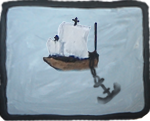
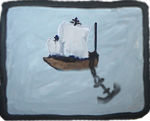
Two versions of the same layered image (150×121). Layer-by-layer changes:
added layer "Layer 15" above "Layer 6" over box(69, 20, 82, 26)
